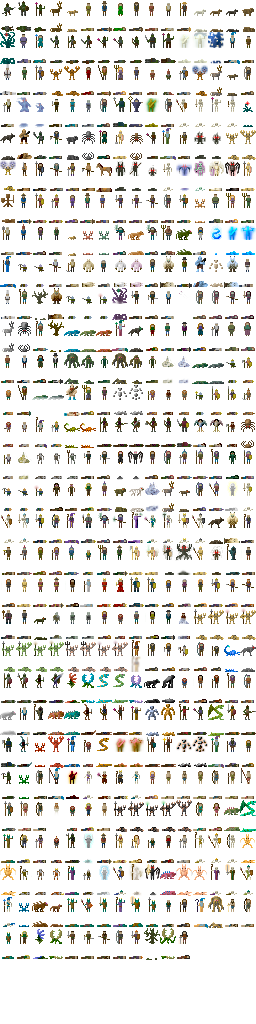
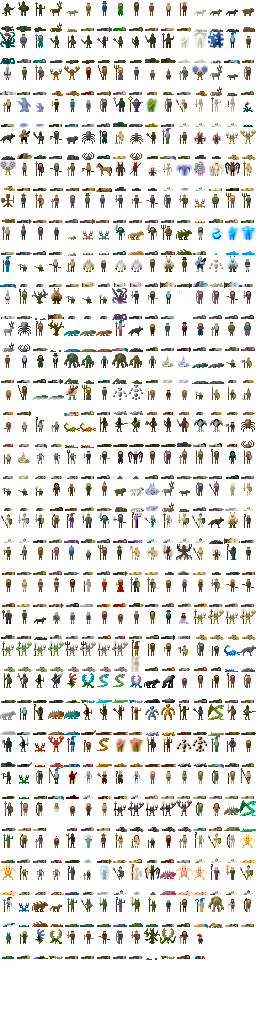
Two versions of the same layered image (256 x 1024). Layer-by-layer changes:
painted on "Background" over [195, 934, 205, 959]
